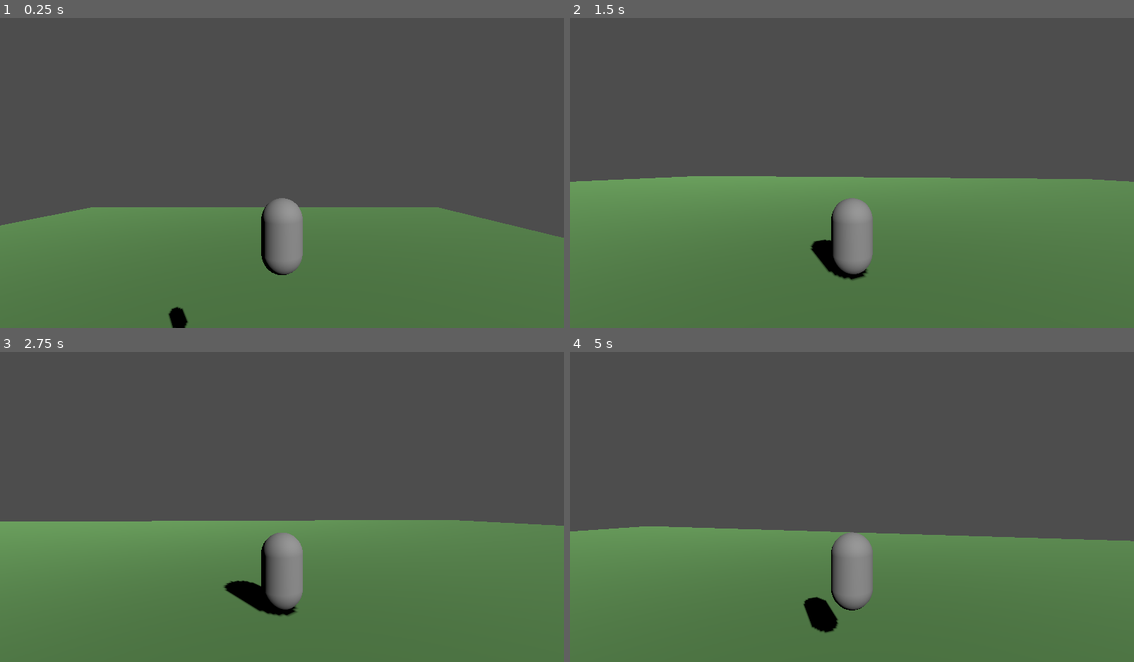
Above: before the commit, frames 1-4 (two rows, left to right).
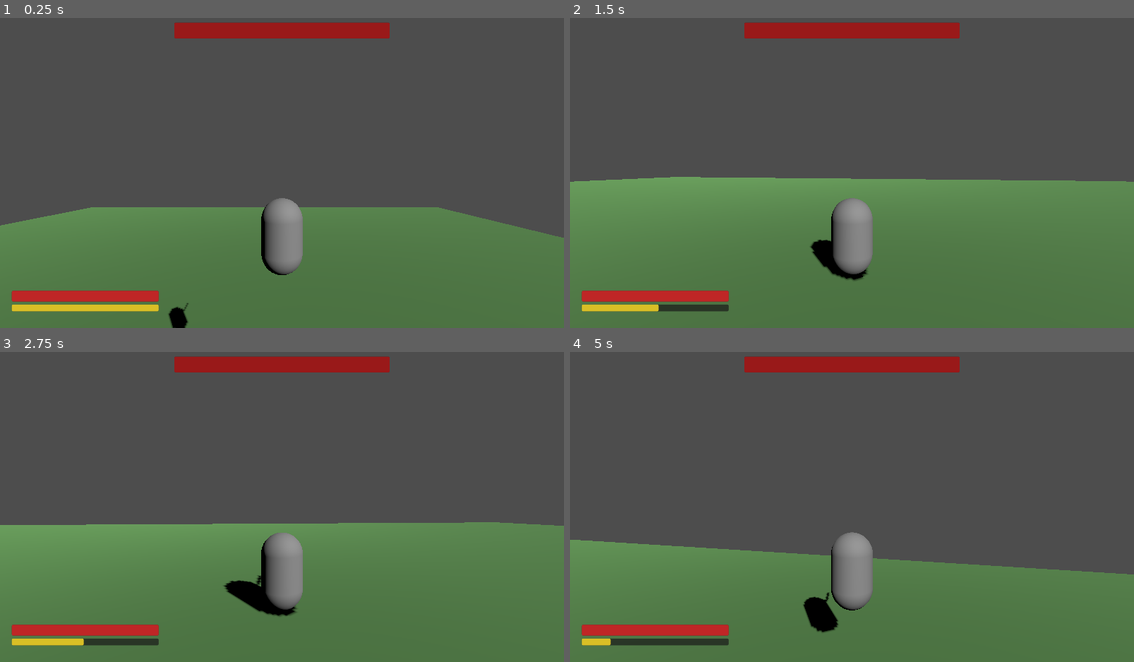
Above: after the commit, the same moments.

Repository: lawrencelin97/Big-Bad-Wolf
Game: Godot game, scene res://scenes/Main.tscn
Same seed, same stepped clock (60 frames per second), same inputs: the game is played once before the commit and once after it.
Inputs (mouse positions are in pixels of both pictures, inside the frame that each line leads up to):
- Up to frame 1 (0.25 s): no input
- Up to frame 2 (1.5 s): move the mouse to (880, 166) at 0.52 s; hold W (move_forward) from 0.53 s (still down); click (880, 166) at 0.6 s; tap Space (jump) at 0.77 s; tap Ctrl (dodge, bound only after the commit) at 0.8, 1.35 s; move the mouse to (823, 169) at 1.27 s
- Up to frame 3 (2.75 s): keep holding W (move_forward); tap Space (jump) at 1.52 s; tap Shift (sprint, bound only after the commit) at 1.55 s; move the mouse to (293, 497) at 2.02 s; hold Shift (sprint, bound only after the commit) from 2.03 s (still down); click (293, 497) at 2.3 s
- Up to frame 4 (5 s): keep holding W (move_forward); tap Enter at 2.75 s; move the mouse to (846, 507) at 2.77 s; release Shift (sprint, bound only after the commit) at 2.78 s; click (846, 507) at 2.85 s; tap Space (jump) at 3.02, 3.77, 4.52 s; tap Ctrl (dodge, bound only after the commit) at 3.05, 3.6 s; move the mouse to (891, 507) at 3.52 s; hold Shift (sprint, bound only after the commit) 3.53-4.28 s; move the mouse to (806, 500) at 4.27 s; tap Shift (sprint, bound only after the commit) at 4.35 s; click (806, 500) at 4.55 s

The runs differ from the first frame. In frame 1, 3.5% of the frame differs, in the area x 2-70%, y 1-95%; in frame 2, 3.9%; in frame 3, 4.3%; in frame 4, 11%, in the area x 0-100%, y 1-95%.

Commit message:
added player attack and movement improvements

Diff:
--- a/project.godot
+++ b/project.godot
@@ -45,6 +45,21 @@
 "events": [Object(InputEventKey,"resource_local_to_scene":false,"resource_name":"","device":-1,"window_id":0,"alt_press …(190 unchanged characters)…
 ]
 }
+attack={
+"deadzone": 0.5,
+"events": [Object(InputEventMouseButton,"resource_local_to_scene":false,"resource_name":"","device":-1,"window_id":0,"alt_pressed":false,"shift_pressed":false,"ctrl_pressed":false,"meta_pressed":false,"button_mask":0,"position":Vector2(0, 0),"global_position":Vector2(0, 0),"factor":1.0,"button_index":1,"canceled":false,"pressed":false,"double_click":false,"script":null)
+]
+}
+sprint={
+"deadzone": 0.5,
+"events": [Object(InputEventKey,"resource_local_to_scene":false,"resource_name":"","device":-1,"window_id":0,"alt_pressed":false,"shift_pressed":false,"ctrl_pressed":false,"meta_pressed":false,"pressed":false,"keycode":0,"physical_keycode":4194325,"key_label":0,"unicode":0,"location":0,"echo":false,"script":null)
+]
+}
+dodge={
+"deadzone": 0.5,
+"events": [Object(InputEventKey,"resource_local_to_scene":false,"resource_name":"","device":-1,"window_id":0,"alt_pressed":false,"shift_pressed":false,"ctrl_pressed":false,"meta_pressed":false,"pressed":false,"keycode":0,"physical_keycode":4194326,"key_label":0,"unicode":0,"location":0,"echo":false,"script":null)
+]
+}
 
 [physics]
 
--- a/scenes/Boss.tscn
+++ b/scenes/Boss.tscn
@@ -10,11 +10,11 @@
 radius = 2.0
 height = 8.0
 
-[node name="Boss" type="CharacterBody3D" groups=["boss", "climbable"]]
+[node name="Boss" type="CharacterBody3D" unique_id=1012461698 groups=["boss", "climbable"]]
 script = ExtResource("1")
 
-[node name="CollisionShape3D" type="CollisionShape3D" parent="."]
+[node name="CollisionShape3D" type="CollisionShape3D" parent="." unique_id=267797035]
 shape = SubResource("CapsuleShape3D_b1")
 
-[node name="MeshInstance3D" type="MeshInstance3D" parent="."]
+[node name="MeshInstance3D" type="MeshInstance3D" parent="." unique_id=123559349]
 mesh = SubResource("CapsuleMesh_b1")
--- /dev/null
+++ b/scenes/HUD.tscn
@@ -0,0 +1,80 @@
+[gd_scene format=3 uid="uid://hud00000001"]
+
+[ext_resource type="Script" path="res://scripts/HUD.gd" id="1"]
+
+[sub_resource type="StyleBoxFlat" id="StyleBoxFlat_bg"]
+bg_color = Color(0.1, 0.1, 0.1, 0.7)
+corner_radius_top_left = 3
+corner_radius_top_right = 3
+corner_radius_bottom_left = 3
+corner_radius_bottom_right = 3
+
+[sub_resource type="StyleBoxFlat" id="StyleBoxFlat_health_fill"]
+bg_color = Color(0.75, 0.15, 0.15, 1)
+corner_radius_top_left = 3
+corner_radius_top_right = 3
+corner_radius_bottom_left = 3
+corner_radius_bottom_right = 3
+
+[sub_resource type="StyleBoxFlat" id="StyleBoxFlat_stamina_fill"]
+bg_color = Color(0.85, 0.75, 0.15, 1)
+corner_radius_top_left = 3
+corner_radius_top_right = 3
+corner_radius_bottom_left = 3
+corner_radius_bottom_right = 3
+
+[sub_resource type="StyleBoxFlat" id="StyleBoxFlat_boss_fill"]
+bg_color = Color(0.6, 0.1, 0.1, 1)
+corner_radius_top_left = 3
+corner_radius_top_right = 3
+corner_radius_bottom_left = 3
+corner_radius_bottom_right = 3
+
+[node name="HUD" type="CanvasLayer"]
+script = ExtResource("1")
+
+[node name="PlayerBars" type="VBoxContainer" parent="."]
+anchor_left = 0.0
+anchor_top = 1.0
+anchor_right = 0.0
+anchor_bottom = 1.0
+offset_left = 24.0
+offset_top = -76.0
+offset_right = 324.0
+offset_bottom = -24.0
+theme_override_constants/separation = 6
+
+[node name="HealthBar" type="ProgressBar" parent="PlayerBars"]
+custom_minimum_size = Vector2(300, 22)
+theme_override_styles/background = SubResource("StyleBoxFlat_bg")
+theme_override_styles/fill = SubResource("StyleBoxFlat_health_fill")
+max_value = 100.0
+value = 100.0
+show_percentage = false
+
+[node name="StaminaBar" type="ProgressBar" parent="PlayerBars"]
+custom_minimum_size = Vector2(300, 14)
+theme_override_styles/background = SubResource("StyleBoxFlat_bg")
+theme_override_styles/fill = SubResource("StyleBoxFlat_stamina_fill")
+max_value = 100.0
+value = 100.0
+show_percentage = false
+
+[node name="BossBar" type="Control" parent="."]
+anchor_left = 0.5
+anchor_top = 0.0
+anchor_right = 0.5
+anchor_bottom = 0.0
+offset_left = -220.0
+offset_top = 24.0
+offset_right = 220.0
+offset_bottom = 56.0
+
+[node name="HealthBar" type="ProgressBar" parent="BossBar"]
+anchor_right = 1.0
+anchor_bottom = 1.0
+theme_override_styles/background = SubResource("StyleBoxFlat_bg")
+theme_override_styles/fill = SubResource("StyleBoxFlat_boss_fill")
+max_value = 500.0
+value = 500.0
+show_percentage = false
--- a/scenes/Main.tscn
+++ b/scenes/Main.tscn
@@ -1,8 +1,9 @@
-[gd_scene load_steps=4 format=3 uid="uid://bx3main00001"]
+[gd_scene load_steps=5 format=3 uid="uid://bx3main00001"]
 
 [ext_resource type="Script" path="res://scripts/TerrainGenerator.gd" id="1"]
 [ext_resource type="PackedScene" path="res://scenes/Player.tscn" id="2"]
 [ext_resource type="PackedScene" path="res://scenes/Boss.tscn" id="3"]
+[ext_resource type="PackedScene" path="res://scenes/HUD.tscn" id="4"]
 
 [node name="Main" type="Node3D"]
 
@@ -18,3 +19,5 @@
 
 [node name="Boss" parent="." instance=ExtResource("3")]
 transform = Transform3D(1, 0, 0, 0, 1, 0, 0, 0, 1, 20, 6, 20)
+
+[node name="HUD" parent="." instance=ExtResource("4")]
--- a/scenes/Player.tscn
+++ b/scenes/Player.tscn
@@ -9,29 +9,56 @@
 height = 1.8
 
 [sub_resource type="CapsuleShape3D" id="CapsuleShape3D_detector"]
-radius = 0.55
-height = 1.985
+radius = 0.7
+height = 2.2
 
-[node name="Player" type="CharacterBody3D" unique_id=1796642737 groups=["player"]]
+[sub_resource type="BoxShape3D" id="BoxShape3D_attack"]
+size = Vector3(2.569, 5.16, 4.275)
+
+[sub_resource type="BoxMesh" id="BoxMesh_blade"]
+size = Vector3(0.08, 0.06, 0.9)
+
+[sub_resource type="StandardMaterial3D" id="StandardMaterial3D_blade"]
+albedo_color = Color(0.75, 0.78, 0.82, 1)
+metallic = 0.6
+roughness = 0.3
+
+[node name="Player" type="CharacterBody3D" unique_id=617226346 groups=["player"]]
 script = ExtResource("1")
 
-[node name="CollisionShape3D" type="CollisionShape3D" parent="." unique_id=395481054]
+[node name="CollisionShape3D" type="CollisionShape3D" parent="." unique_id=1162420425]
 shape = SubResource("CapsuleShape3D_p1")
 
-[node name="MeshInstance3D" type="MeshInstance3D" parent="." unique_id=869862135]
+[node name="MeshInstance3D" type="MeshInstance3D" parent="." unique_id=1358611310]
 mesh = SubResource("CapsuleMesh_p1")
 
-[node name="ClimbDetector" type="Area3D" parent="." unique_id=201893289]
+[node name="ClimbDetector" type="Area3D" parent="." unique_id=490722135]
 monitorable = false
 
-[node name="CollisionShape3D" type="CollisionShape3D" parent="ClimbDetector" unique_id=1628100878]
+[node name="CollisionShape3D" type="CollisionShape3D" parent="ClimbDetector" unique_id=1017378073]
 shape = SubResource("CapsuleShape3D_detector")
 
-[node name="CameraPivot" type="Node3D" parent="." unique_id=1646911231]
+[node name="AttackHitbox" type="Area3D" parent="." unique_id=151137658]
+transform = Transform3D(1, 0, 0, 0, 1, 0, 0, 0, 1, 0, 0.9, -1.1)
+monitorable = false
+
+[node name="CollisionShape3D" type="CollisionShape3D" parent="AttackHitbox" unique_id=1858364151]
+transform = Transform3D(1, 0, 0, 0, 1, 0, 0, 0, 1, 0, 0, -1.265)
+shape = SubResource("BoxShape3D_attack")
+
+[node name="WeaponPivot" type="Node3D" parent="." unique_id=1228957413]
+transform = Transform3D(1, 0, 0, 0, 1, 0, 0, 0, 1, 0.4, 0.4750049, -0.2)
+
+[node name="Blade" type="MeshInstance3D" parent="WeaponPivot" unique_id=867243529]
+transform = Transform3D(1, 0, 0, 0, 1, 0, 0, 0, 1, 0, 0, -0.5)
+mesh = SubResource("BoxMesh_blade")
+surface_material_override/0 = SubResource("StandardMaterial3D_blade")
+
+[node name="CameraPivot" type="Node3D" parent="." unique_id=1434217716]
 transform = Transform3D(1, 0, 0, 0, 1, 0, 0, 0, 1, 0, 1.6, 0)
 
-[node name="SpringArm3D" type="SpringArm3D" parent="CameraPivot" unique_id=180093619]
+[node name="SpringArm3D" type="SpringArm3D" parent="CameraPivot" unique_id=1568430211]
 spring_length = 5.0
 
-[node name="Camera3D" type="Camera3D" parent="CameraPivot/SpringArm3D" unique_id=926898599]
+[node name="Camera3D" type="Camera3D" parent="CameraPivot/SpringArm3D" unique_id=1476682055]
 current = true
--- a/scenes/attacks/AOEAttack.tscn
+++ b/scenes/attacks/AOEAttack.tscn
@@ -1,6 +1,12 @@
-[gd_scene load_steps=7 format=3 uid="uid://c1aoeattack01"]
+[gd_scene format=3 uid="uid://c1aoeattack01"]
 
-[ext_resource type="Script" path="res://scripts/attacks/AOEAttack.gd" id="1"]
+[ext_resource type="Script" uid="uid://cfh0myl3rmkob" path="res://scripts/attacks/AOEAttack.gd" id="1"]
+
+[sub_resource type="StandardMaterial3D" id="StandardMaterial3D_fill"]
+render_priority = 1
+transparency = 1
+shading_mode = 0
+albedo_color = Color(1, 0, 0, 0.35)
 
 [sub_resource type="CylinderMesh" id="CylinderMesh_fill"]
 top_radius = 1.0
@@ -8,42 +14,34 @@
 height = 0.02
 radial_segments = 48
 
-[sub_resource type="StandardMaterial3D" id="StandardMaterial3D_fill"]
+[sub_resource type="StandardMaterial3D" id="StandardMaterial3D_ring"]
+render_priority = 2
 transparency = 1
 shading_mode = 0
-albedo_color = Color(1, 0, 0, 0.35)
-render_priority = 1
+albedo_color = Color(1, 0, 0, 0.7)
 
 [sub_resource type="TorusMesh" id="TorusMesh_ring"]
 inner_radius = 0.92
-outer_radius = 1.0
 rings = 48
 ring_segments = 8
 
-[sub_resource type="StandardMaterial3D" id="StandardMaterial3D_ring"]
-transparency = 1
-shading_mode = 0
-albedo_color = Color(1, 0, 0, 0.7)
-render_priority = 2
+[sub_resource type="CylinderShape3D" id="CylinderShape3D_default"]
+height = 12.0
+radius = 1.0
 
-[sub_resource type="CylinderShape3D" id="CylinderShape3D_default"]
-radius = 1.0
-height = 12.0
-
-[node name="AOEAttack" type="Node3D"]
+[node name="AOEAttack" type="Node3D" unique_id=714973994]
 script = ExtResource("1")
 
-[node name="FillMesh" type="MeshInstance3D" parent="."]
+[node name="FillMesh" type="MeshInstance3D" parent="." unique_id=264484558]
+material_override = SubResource("StandardMaterial3D_fill")
 mesh = SubResource("CylinderMesh_fill")
-material_override = SubResource("StandardMaterial3D_fill")
 
-[node name="RingMesh" type="MeshInstance3D" parent="."]
+[node name="RingMesh" type="MeshInstance3D" parent="." unique_id=700478727]
+material_override = SubResource("StandardMaterial3D_ring")
 mesh = SubResource("TorusMesh_ring")
-material_override = SubResource("StandardMaterial3D_ring")
 
-[node name="DamageArea" type="Area3D" parent="."]
-monitoring = true
+[node name="DamageArea" type="Area3D" parent="." unique_id=1152223618]
 monitorable = false
 
-[node name="CollisionShape3D" type="CollisionShape3D" parent="DamageArea"]
+[node name="CollisionShape3D" type="CollisionShape3D" parent="DamageArea" unique_id=2130759249]
 shape = SubResource("CylinderShape3D_default")
--- a/scenes/attacks/CircleAOE.tscn
+++ b/scenes/attacks/CircleAOE.tscn
@@ -17,13 +17,13 @@
 
 [node name="CircleAOE" unique_id=768630689 instance=ExtResource("1")]
 
-[node name="FillMesh" parent="." index="0"]
+[node name="FillMesh" parent="." index="0" unique_id=264484558]
 transform = Transform3D(6, 0, 0, 0, 1, 0, 0, 0, 6, 0, 0, 0)
 mesh = SubResource("CylinderMesh_jicx6")
 
-[node name="RingMesh" parent="." index="1"]
+[node name="RingMesh" parent="." index="1" unique_id=700478727]
 transform = Transform3D(6, 0, 0, 0, 1, 0, 0, 0, 6, 0, 0, 0)
 mesh = SubResource("TorusMesh_yvvqu")
 
-[node name="CollisionShape3D" parent="DamageArea" index="0"]
+[node name="CollisionShape3D" parent="DamageArea" parent_id_path=PackedInt32Array(1152223618) index="0" unique_id=2130759249]
 shape = SubResource("CylinderShape3D_circle")
--- /dev/null
+++ b/scripts/HUD.gd
@@ -0,0 +1,35 @@
+extends CanvasLayer
+
+## Polls the player and boss directly each frame rather than using signals —
+## simplest option given nothing else in this project uses an event system
+## yet. Fine at this scale (two characters); worth switching to signals
+## (health_changed/stamina_changed) if more UI consumers show up later.
+
+@onready var player_health_bar: ProgressBar = $PlayerBars/HealthBar
+@onready var player_stamina_bar: ProgressBar = $PlayerBars/StaminaBar
+@onready var boss_bar_container: Control = $BossBar
+@onready var boss_health_bar: ProgressBar = $BossBar/HealthBar
+
+var player: Node
+var boss: Node
+
+func _ready():
+	player = get_tree().get_first_node_in_group("player")
+	boss = get_tree().get_first_node_in_group("boss")
+
+func _process(_delta):
+	if is_instance_valid(player):
+		player_health_bar.max_value = player.max_health
+		player_health_bar.value = player.current_health
+		player_stamina_bar.max_value = player.max_stamina
+		player_stamina_bar.value = player.current_stamina
+	else:
+		player = get_tree().get_first_node_in_group("player")
+
+	if is_instance_valid(boss):
+		boss_bar_container.visible = true
+		boss_health_bar.max_value = boss.max_health
+		boss_health_bar.value = boss.current_health
+	else:
+		boss_bar_container.visible = false
+		boss = get_tree().get_first_node_in_group("boss")
--- a/scripts/Player.gd
+++ b/scripts/Player.gd
@@ -13,6 +13,30 @@
 @export var climb_detach_impulse: float = 6.0  # push-off speed when jumping away from a climb
 @export var climb_regrab_cooldown: float = 0.3 # prevents instantly re-grabbing right after detaching
 
+@export_group("Weapon")
+@export var attack_damage: int = 20
+@export var attack_cooldown: float = 0.5
+@export var attack_active_delay: float = 0.15  # time into the swing before the hit registers
+@export var climb_attack_damage: int = 15
+@export var climb_attack_cooldown: float = 0.6
+
+@export_group("Stamina")
+@export var max_stamina: float = 100.0
+@export var stamina_drain_climb_idle: float = 5.0     # per second, attached but not moving
+@export var stamina_drain_climb_active: float = 12.0  # per second, actively moving while climbing
+@export var stamina_cost_attack: float = 15.0         # flat cost per swing (ground or climb)
+@export var stamina_regen_rate: float = 20.0          # per second, only while not climbing/sprinting
+
+@export_group("Sprint")
+@export var sprint_speed_multiplier: float = 1.5
+@export var sprint_stamina_drain: float = 15.0  # per second while sprinting
+
+@export_group("Dodge")
+@export var dodge_speed: float = 30.0
+@export var dodge_duration: float = 0.2   # how long the dash overrides normal movement
+@export var dodge_cooldown: float = 0.1
+@export var dodge_stamina_cost: float = 25.0  # flat cost per dodge
+
 const GRAVITY = 20.0
 
 var current_health: int
@@ -24,12 +48,23 @@
 var climb_radius: float = 0.0   # horizontal distance from the target's axis, fixed at grab time
 var climb_cooldown_timer: float = 0.0
 
+var attack_cooldown_timer: float = 0.0
+var climb_attack_cooldown_timer: float = 0.0
+var is_attacking: bool = false
+var current_stamina: float
+var dodge_cooldown_timer: float = 0.0
+var is_dodging: bool = false
+var is_stamina_depleted: bool = false
+
 @onready var camera_pivot: Node3D = $CameraPivot
 @onready var camera: Camera3D = $CameraPivot/SpringArm3D/Camera3D
 @onready var climb_detector: Area3D = $ClimbDetector
+@onready var attack_hitbox: Area3D = $AttackHitbox
+@onready var weapon_pivot: Node3D = $WeaponPivot
 
 func _ready():
 	current_health = max_health
+	current_stamina = max_stamina
 	Input.mouse_mode = Input.MOUSE_MODE_CAPTURED
 	climb_detector.body_entered.connect(_on_climb_detector_body_entered)
 
@@ -45,6 +80,12 @@
 func _physics_process(delta):
 	if climb_cooldown_timer > 0.0:
 		climb_cooldown_timer -= delta
+	if attack_cooldown_timer > 0.0:
+		attack_cooldown_timer -= delta
+	if climb_attack_cooldown_timer > 0.0:
+		climb_attack_cooldown_timer -= delta
+	if dodge_cooldown_timer > 0.0:
+		dodge_cooldown_timer -= delta
 
 	match state:
 		State.NORMAL:
@@ -61,14 +102,54 @@
 	var input_dir = Input.get_vector("move_left", "move_right", "move_forward", "move_back")
 	var direction = (transform.basis * Vector3(input_dir.x, 0, input_dir.y)).normalized()
 
-	if direction:
-		velocity.x = direction.x * speed
-		velocity.z = direction.z * speed
+	var is_sprinting = Input.is_action_pressed("sprint") and is_on_floor() and direction != Vector3.ZERO and current_stamina > 0.0 and not is_dodging and not is_stamina_depleted
+
+	if is_sprinting:
+		current_stamina = max(0.0, current_stamina - sprint_stamina_drain * delta)
 	else:
-		velocity.x = move_toward(velocity.x, 0, speed)
-		velocity.z = move_toward(velocity.z, 0, speed)
+		current_stamina = min(max_stamina, current_stamina + stamina_regen_rate * delta)
+
+	if not is_dodging:
+		var current_speed = speed * sprint_speed_multiplier if is_sprinting else speed
+		if direction:
+			velocity.x = direction.x * current_speed
+			velocity.z = direction.z * current_speed
+		else:
+			velocity.x = move_toward(velocity.x, 0, current_speed)
+			velocity.z = move_toward(velocity.z, 0, current_speed)
 
 	move_and_slide()
+
+	if Input.is_action_just_pressed("attack") and attack_cooldown_timer <= 0.0 and not is_attacking and not is_stamina_depleted:
+		_perform_swing_attack()
+
+	if Input.is_action_just_pressed("dodge") and not is_stamina_depleted:
+		_try_dodge(direction)
+
+	if current_stamina==0:
+		is_stamina_depleted=true
+	if is_stamina_depleted and current_stamina>50:
+		is_stamina_depleted=false
+
+## Quick directional burst: dodges in the currently-held movement direction,
+## or straight forward if no direction is held. Overrides normal movement
+## input for dodge_duration, then hands control back.
+func _try_dodge(direction: Vector3):
+	if is_dodging or dodge_cooldown_timer > 0.0:
+		return
+	if current_stamina < dodge_stamina_cost:
+		return
+
+	current_stamina -= dodge_stamina_cost
+	dodge_cooldown_timer = dodge_cooldown
+	is_dodging = true
+
+	var dodge_dir = direction if direction != Vector3.ZERO else -transform.basis.z
+	velocity.x = dodge_dir.x * dodge_speed
+	velocity.z = dodge_dir.z * dodge_speed
+
+	await get_tree().create_timer(dodge_duration).timeout
+	is_dodging = false
 
 func _on_climb_detector_body_entered(body: Node3D):
 	if state != State.NORMAL:
@@ -77,7 +158,7 @@
 		return
 	if is_on_floor():
 		return
-	if body.is_in_group("climbable"):
+	if body.is_in_group("climbable") and not is_stamina_depleted:
 		_start_climb(body)
 
 func _start_climb(target: Node3D):
@@ -98,11 +179,23 @@
 		state = State.NORMAL
 		return
 
+	var input_dir = Input.get_vector("move_left", "move_right", "move_forward", "move_back")
+	var is_moving = input_dir.length() > 0.05
+	var drain = stamina_drain_climb_active if is_moving else stamina_drain_climb_idle
+	current_stamina = max(0.0, current_stamina - drain * delta)
+
+	if current_stamina <= 0.0:
+		_end_climb()
+		is_stamina_depleted=true
+		return
+
 	if Input.is_action_just_pressed("jump"):
 		_end_climb()
 		return
 
-	var input_dir = Input.get_vector("move_left", "move_right", "move_forward", "move_back")
+	if Input.is_action_just_pressed("attack") and climb_attack_cooldown_timer <= 0.0:
+		_perform_climb_attack()
+
 	# forward/back climbs up/down; left/right moves around the target
 	climb_height += -input_dir.y * climb_speed * delta
 	climb_height = clamp(climb_height, -climb_max_height, climb_max_height)
@@ -115,7 +208,11 @@
 	var offset = Vector3(cos(climb_angle), 0, sin(climb_angle)) * climb_radius
 	offset.y = climb_height
 	global_position = target_pos + offset
-	#look_at(target_pos + Vector3(0, global_position.y - target_pos.y, 0), Vector3.UP)
+	# Deliberately not rotating the player here — this node also carries the
+	# camera, and rotating it every physics frame fights mouse-look (the
+	# camera would feel "locked" to always face the target). If you want the
+	# character model to visually face the wall later, rotate a separate
+	# visual/mesh node instead of this CharacterBody3D.
 
 func _end_climb():
 	state = State.NORMAL
@@ -124,6 +221,44 @@
 	velocity = away * (climb_detach_impulse * 0.5) + Vector3.UP * climb_detach_impulse
 	climb_target = null
 
+## Ground/air swing: brief cosmetic animation, then a short window where the
+## hitbox is actually live. Hits anything in the "boss" group in front of
+## the player.
+func _perform_swing_attack():
+	if current_stamina < stamina_cost_attack:
+		return
+	current_stamina -= stamina_cost_attack
+	attack_cooldown_timer = attack_cooldown
+	is_attacking = true
+	_play_swing_animation()
+	await get_tree().create_timer(attack_active_delay).timeout
+	_resolve_swing_hit()
+	is_attacking = false
+
+func _resolve_swing_hit():
+	for body in attack_hitbox.get_overlapping_bodies():
+		if body != self and body.is_in_group("boss") and body.has_method("take_damage"):
+			body.take_damage(attack_damage)
+
+## Climbing attack: no hitbox needed, since the player is already attached
+## to a specific target — just damage it directly.
+func _perform_climb_attack():
+	if current_stamina < stamina_cost_attack:
+		return
+	current_stamina -= stamina_cost_attack
+	climb_attack_cooldown_timer = climb_attack_cooldown
+	_play_swing_animation()
+	if is_instance_valid(climb_target) and climb_target.has_method("take_damage"):
+		climb_target.take_damage(climb_attack_damage)
+
+func _play_swing_animation():
+	if weapon_pivot == null:
+		return
+	var tween = create_tween()
+	tween.tween_property(weapon_pivot, "rotation:x", -1.2, 0.08)
+	tween.tween_property(weapon_pivot, "rotation:x", 0.3, 0.12)
+	tween.tween_property(weapon_pivot, "rotation:x", 0.0, 0.15)
+
 func take_damage(amount: int):
 	current_health -= amount
 	print("Player took damage: ", amount, " -> health ", current_health)
Not shown: 1 places in scenes/Boss.tscn that only renumber resources
Not shown, added: scripts/HUD.gd.uid
